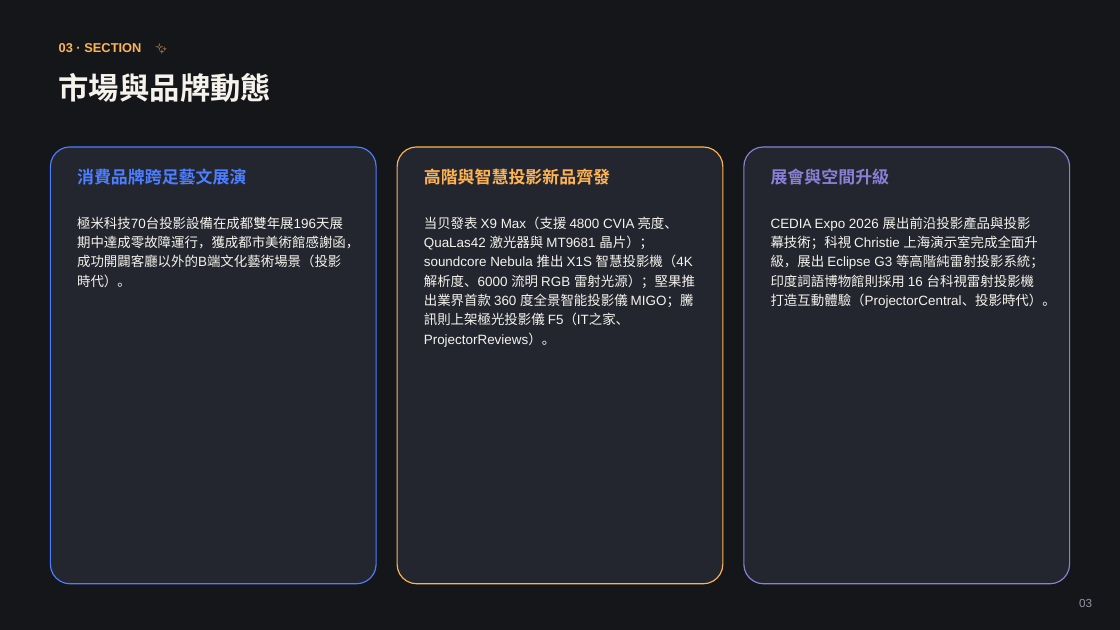
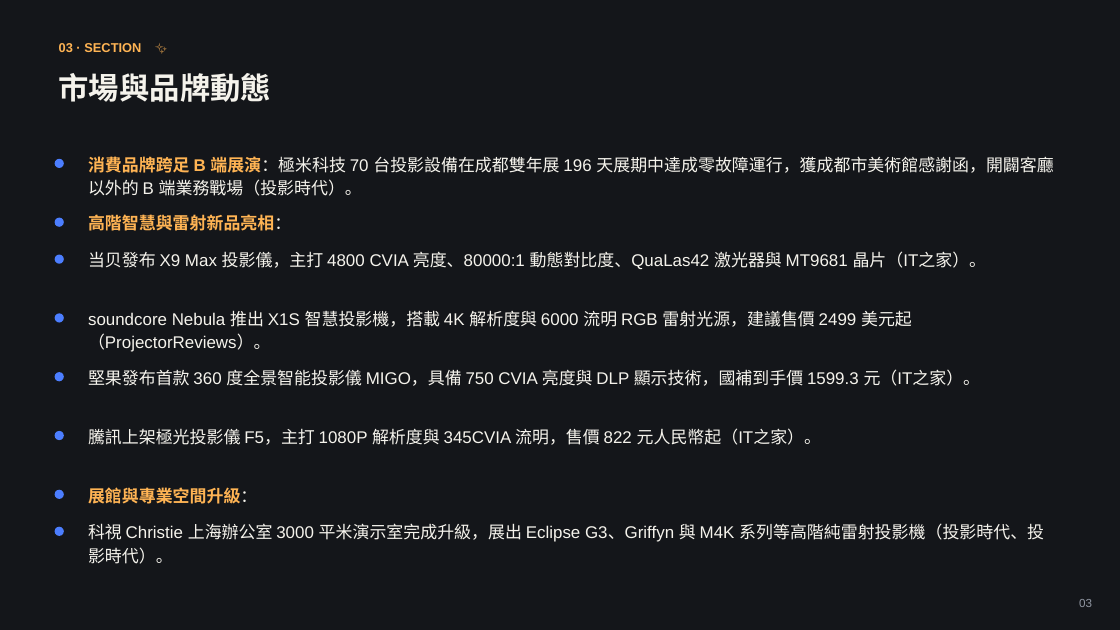
Before and after one commit to coffee30233-gif/Project-Insight, a slide deck: slide 3 of data/reports/2026-W38.pptx. Drawn at 1120x630 pixels with LibreOffice and Linux fonts; fonts in the diff are those of the drawing. Boxes give left, top, right and bottom in pixels: in the first picture for what was removed or moved away, otherwise in the second. Text is boxed around its words. In the diff, an @@ line names an element or a change of style, - is before the commit and + after.

```diff
--- a/data/reports/2026-W38.pptx
+++ b/data/reports/2026-W38.pptx
@@ rounded rectangle removed at (x1=50, y1=147, x2=376, y2=584) @@
@@ rounded rectangle removed at (x1=397, y1=147, x2=723, y2=584) @@
@@ rounded rectangle removed at (x1=744, y1=147, x2=1070, y2=584) @@
@@ ellipse added at (x1=55, y1=159, x2=64, y2=168), fill #4C7EFF @@
@@ text removed at (x1=77, y1=168, x2=246, y2=185) @@
-消費品牌跨足藝文展演
@@ text added at (x1=88, y1=156, x2=1053, y2=196), 14.5 pt, text #F5F3EC @@
+消費品牌跨足 B 端展演：極米科技 70 台投影設備在成都雙年展 196 天展期中達成零故障運行，獲成都市美術館感謝函，開闢客廳以外的 B 端業務戰場（投影時代）。
@@ ellipse added at (x1=55, y1=218, x2=64, y2=227), fill #4C7EFF @@
@@ text removed at (x1=77, y1=216, x2=359, y2=287) @@
-極米科技70台投影設備在成都雙年展196天展期中達成零故障運行，獲成都市美術館感謝函，成功開闢客廳以外的B端文化藝術場景（投影時代）。
@@ text at (x1=88, y1=214, x2=291, y2=231): text changed @@
-高階與智慧投影新品齊發
+高階智慧與雷射新品亮相：
@@ text removed at (x1=424, y1=216, x2=695, y2=347) @@
-当贝發表 X9 Max（支援 4800 CVIA 亮度、QuaLas42 激光器與 MT9681 晶片）；soundcore Nebula 推出 X1S 智慧投影機（4K 解析度、6000 流明 RGB 雷射光源）；堅果推出業界首款 360 度全景智能投影儀 MIGO；騰訊則上架極光投影儀 F5（IT之家、ProjectorReviews）。
@@ text removed at (x1=771, y1=216, x2=1056, y2=308) @@
-CEDIA Expo 2026 展出前沿投影產品與投影幕技術；科視 Christie 上海演示室完成全面升級，展出 Eclipse G3 等高階純雷射投影系統；印度詞語博物館則採用 16 台科視雷射投影機打造互動體驗（ProjectorCentral、投影時代）。
@@ ellipse added at (x1=55, y1=255, x2=64, y2=264), fill #4C7EFF @@
@@ text added at (x1=88, y1=251, x2=987, y2=269), 14.5 pt, text #F5F3EC @@
+当贝發布 X9 Max 投影儀，主打 4800 CVIA 亮度、80000:1 動態對比度、QuaLas42 激光器與 MT9681 晶片（IT之家）。
@@ ellipse added at (x1=55, y1=313, x2=64, y2=323), fill #4C7EFF @@
@@ text added at (x1=88, y1=310, x2=912, y2=352), 14.5 pt, text #F5F3EC @@
+soundcore Nebula 推出 X1S 智慧投影機，搭載 4K 解析度與 6000 流明 RGB 雷射光源，建議售價 2499 美元起（ProjectorReviews）。
@@ ellipse added at (x1=55, y1=372, x2=64, y2=381), fill #4C7EFF @@
@@ text added at (x1=88, y1=369, x2=981, y2=386), 14.5 pt, text #F5F3EC @@
+堅果發布首款 360 度全景智能投影儀 MIGO，具備 750 CVIA 亮度與 DLP 顯示技術，國補到手價 1599.3 元（IT之家）。
@@ ellipse added at (x1=55, y1=431, x2=64, y2=440), fill #4C7EFF @@
@@ text added at (x1=88, y1=428, x2=821, y2=445), 14.5 pt, text #F5F3EC @@
+騰訊上架極光投影儀 F5，主打 1080P 解析度與 345CVIA 流明，售價 822 元人民幣起（IT之家）。
@@ ellipse added at (x1=55, y1=490, x2=64, y2=499), fill #4C7EFF @@
@@ text at (x1=88, y1=487, x2=257, y2=504): text changed; text colour #8B7FD6 to #FFB454 @@
-展會與空間升級
+展館與專業空間升級：
@@ ellipse added at (x1=55, y1=527, x2=64, y2=536), fill #4C7EFF @@
@@ text added at (x1=88, y1=523, x2=1044, y2=564), 14.5 pt, text #F5F3EC @@
+科視 Christie 上海辦公室 3000 平米演示室完成升級，展出 Eclipse G3、Griffyn 與 M4K 系列等高階純雷射投影機（投影時代、投影時代）。
```
Also in this commit, not shown: 4 other slides changed, 1 slide added, 6 other files.
